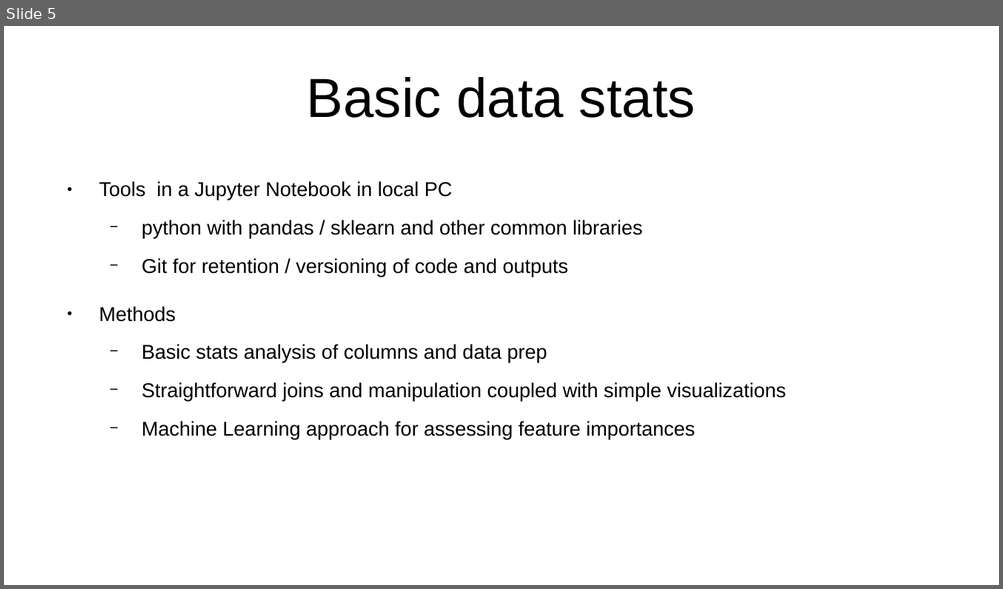
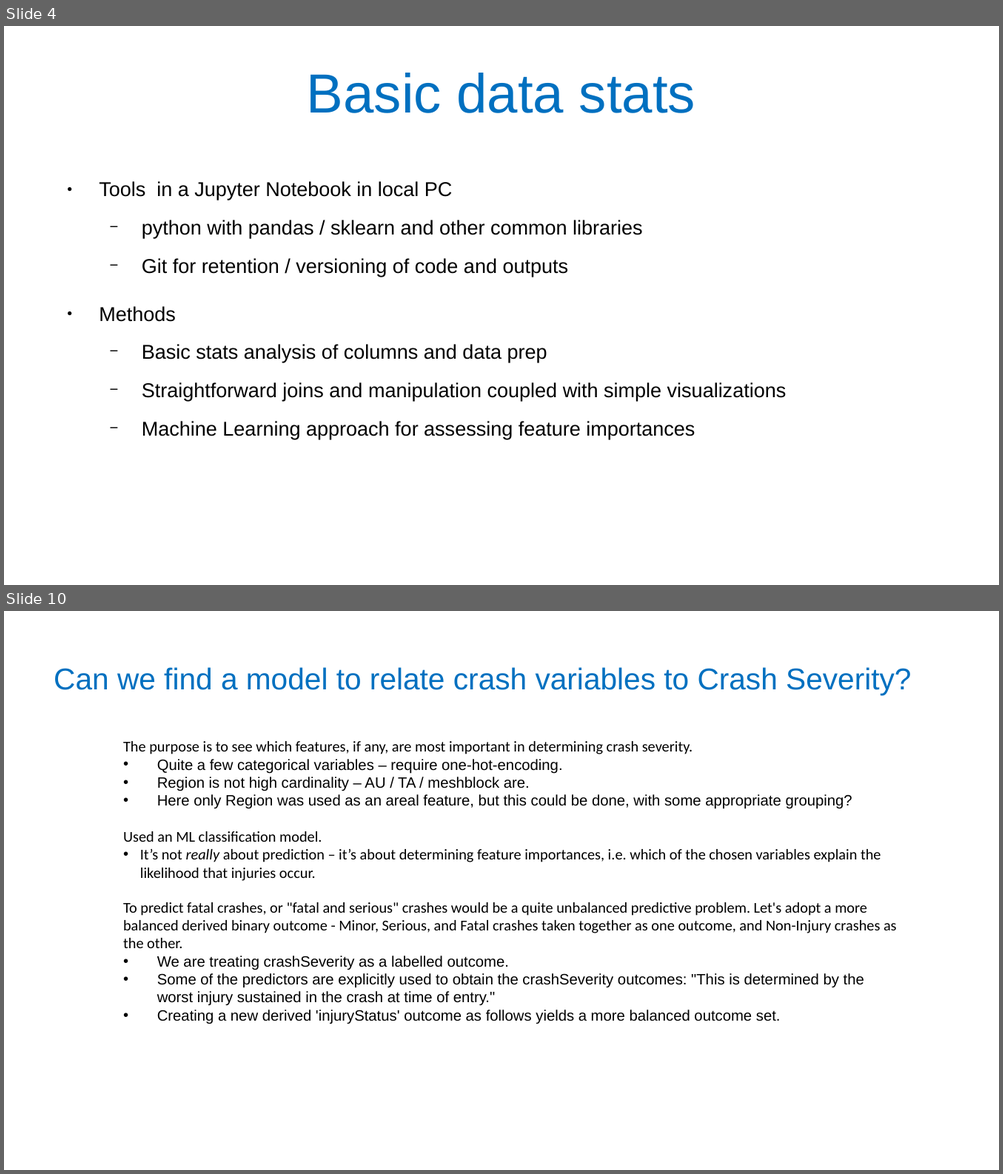
Before and after one commit to melancurion/Traffic_Data_Study, a slide deck: presentation/Traffic_Data_Study.pptx. Shown one above the other, each under a label of ours: slide 5 before the commit, slides 4 and 10 after it; the slides between them are not shown. The pictures are 1003x589 and 1003x1174 pixels, drawn with LibreOffice and Linux fonts; fonts in the diff are those of the drawing. Boxes give left, top, right and bottom in pixels: in the first picture for what was removed or moved away, otherwise in the second. Text is boxed around its words. In the diff, an @@ line names an element or a change of style, - is before the commit and + after.

```diff
--- a/presentation/Traffic_Data_Study.pptx
+++ b/presentation/Traffic_Data_Study.pptx
@@ slide 10 added at (4, 611, 999, 1170), background #FFFFFF @@
@@ title added at (54, 667, 910, 695), 24 pt, text #0070C0 @@
+Can we find a model to relate crash variables to Crash Severity?
@@ text added at (123, 741, 896, 1025), 12 pt, text #000000 @@
+The purpose is to see which features, if any, are most important in determining crash severity.
+• Quite a few categorical variables – require one-hot-encoding.
+• Region is not high cardinality – AU / TA / meshblock are.
+• Here only Region was used as an areal feature, but this could be done, with some appropriate grouping?
+Used an ML classification model.
+• It’s not really about prediction – it’s about determining feature importances, i.e. which of the chosen variables explain the likelihood that injuries occur.
+To predict fatal crashes, or "fatal and serious" crashes would be a quite unbalanced predictive problem. Let's adopt a more balanced derived binary outcome - Minor, Serious, and Fatal crashes taken together as one outcome, and Non-Injury crashes as the other.
+• We are treating crashSeverity as a labelled outcome.
+• Some of the predictors are explicitly used to obtain the crashSeverity outcomes: "This is determined by the worst injury sustained in the crash at time of entry."
+• Creating a new derived 'injuryStatus' outcome as follows yields a more balanced outcome set.
@@ what was slide 5 is now slide 4 @@
@@ slide 4 changed as well @@
@@ title "Basic data stats" at (307, 73, 695, 113): text colour #000000 to #0070C0; line spacing 1 to 0.9 @@
```
Also in this commit, not shown: 3 other slides changed, 11 other slides added, 1 slide removed, 4 other files.
